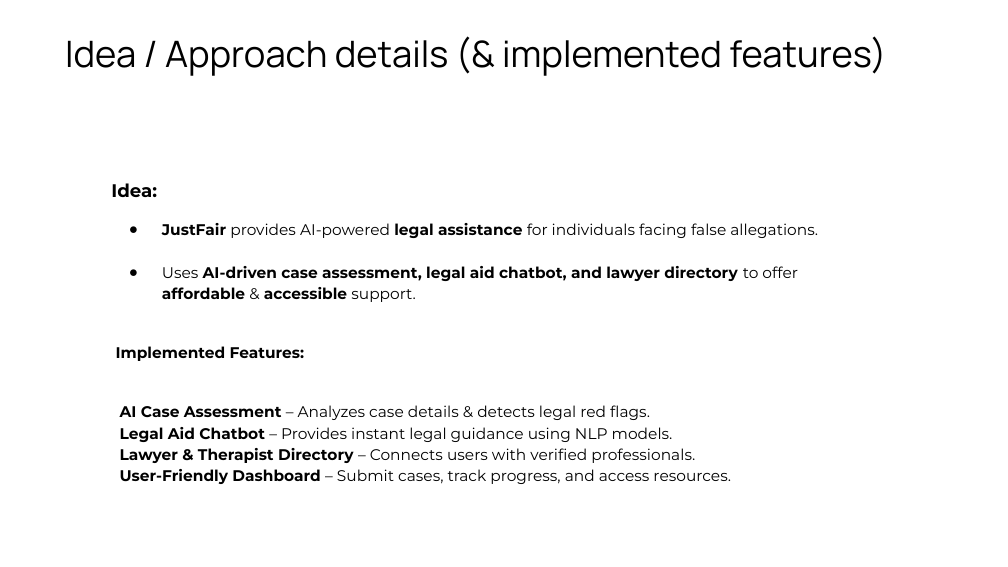
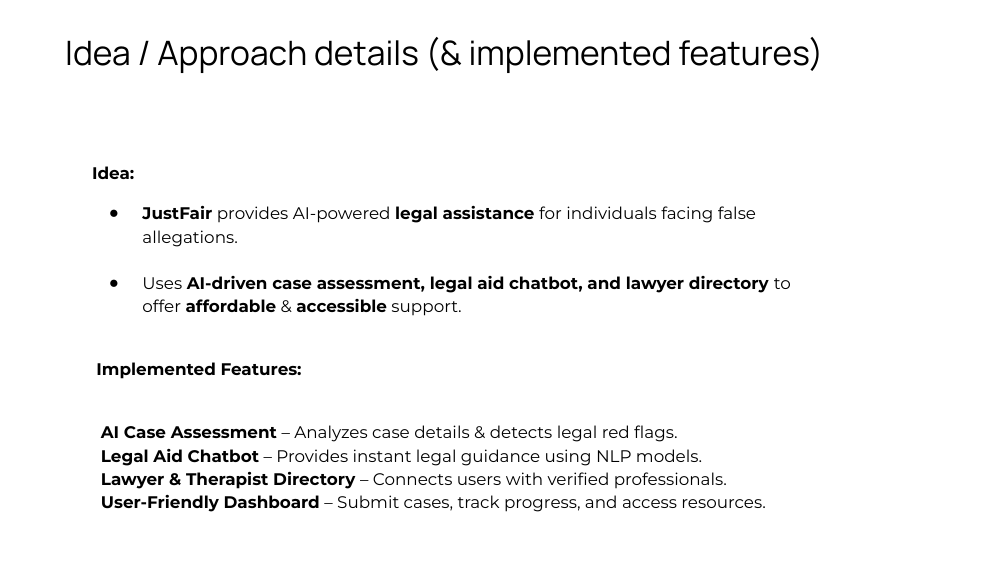
Before and after one commit to CMPN-CODECELL/Syrus2025_OpenInnovation_AIDIDMYCODE, a slide deck: slide 2 of PPT_AIDIDMYCODE_C1.pptx. Drawn at 1008x567 pixels with LibreOffice and Linux fonts; fonts in the diff are those of the drawing; background and template pictures are left out. Boxes give left, top, right and bottom in pixels: in the first picture for what was removed or moved away, otherwise in the second. Text is boxed around its words. In the diff, an @@ line names an element or a change of style, - is before the commit and + after.

```diff
--- a/PPT_AIDIDMYCODE_C1.pptx
+++ b/PPT_AIDIDMYCODE_C1.pptx
@@ text "Idea / Approach details (& ..." at (65, 37, 823, 73): size 26 to 24 pt @@
@@ text "Idea:": place and size @@
-text "Idea:" at (111, 183, 818, 484)
+text "Idea:" at (92, 166, 791, 512)
@@ text "Idea:" at (92, 166, 791, 512): size 13 to 12 pt in "Idea:"; size 11 to 12 pt @@
```
Also in this commit, not shown: 3 other slides changed.
